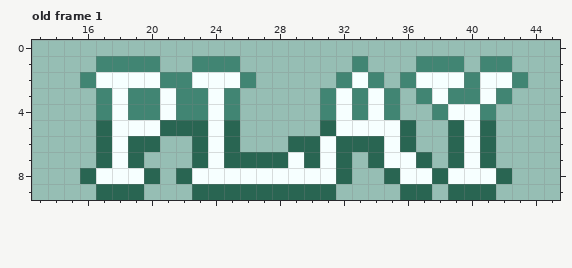
Pixel-art file, stored at sprites/label-play.aseprite. This is how it looked before the edit.
60x10 pixels, 1 frame. Shown: old frame 1: x 13..45, y 0..9.
After the commit:
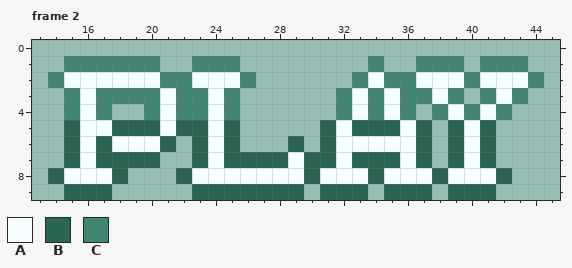
Palette (. is transparent): A #f6ffff  B #296552  C #418573
A new or re-ordered frame is compared with the old frame closest to it.
Edits made:
frames 1 -> 2
Frame 2 is new; against old frame 1:
y 1: x 15..16 .. -> CC; x 33..34 C. -> .C; x 43 . -> C
y 2: x 14..16 ..C -> CAA; x 32..35 CAC. -> .CAC; x 43..44 C. -> AC
y 3: x 15..16 .. -> CA; x 18 A -> C; x 31..36 CACAC. -> .CACAC; x 40..43 CAC. -> .CAC
y 4: x 15..16 .. -> CA; x 18..19 AC -> ..; x 31..36 CACAC. -> .CACAC; x 40..42 AC. -> CAC
y 5: x 15..21 ..BAAAB -> BAABBBA; x 33..37 AAAB. -> BBBAB
y 6: x 15..16 .. -> BA; x 19..21 BB. -> AAB; x 30..34 BABBB -> .BAAA; x 36..37 B. -> AB
y 7: x 15..16 .. -> BA; x 18 A -> B; x 20 . -> B; x 31..33 AB. -> BAB; x 35 A -> B
y 8: x 14..16 ..B -> BAA; x 18..20 AAB -> B..; x 30 A -> B; x 32..35 B..B -> AABA
y 9: x 15..16 .. -> BB; x 18..19 BB -> ..; x 30 B -> .; x 32..33 .. -> BB; x 35 . -> B
Pixel boxes of the changes (left, top, right, bottom) in both pictures:
changed: (48, 56, 176, 200)
changed: (304, 56, 544, 200)
